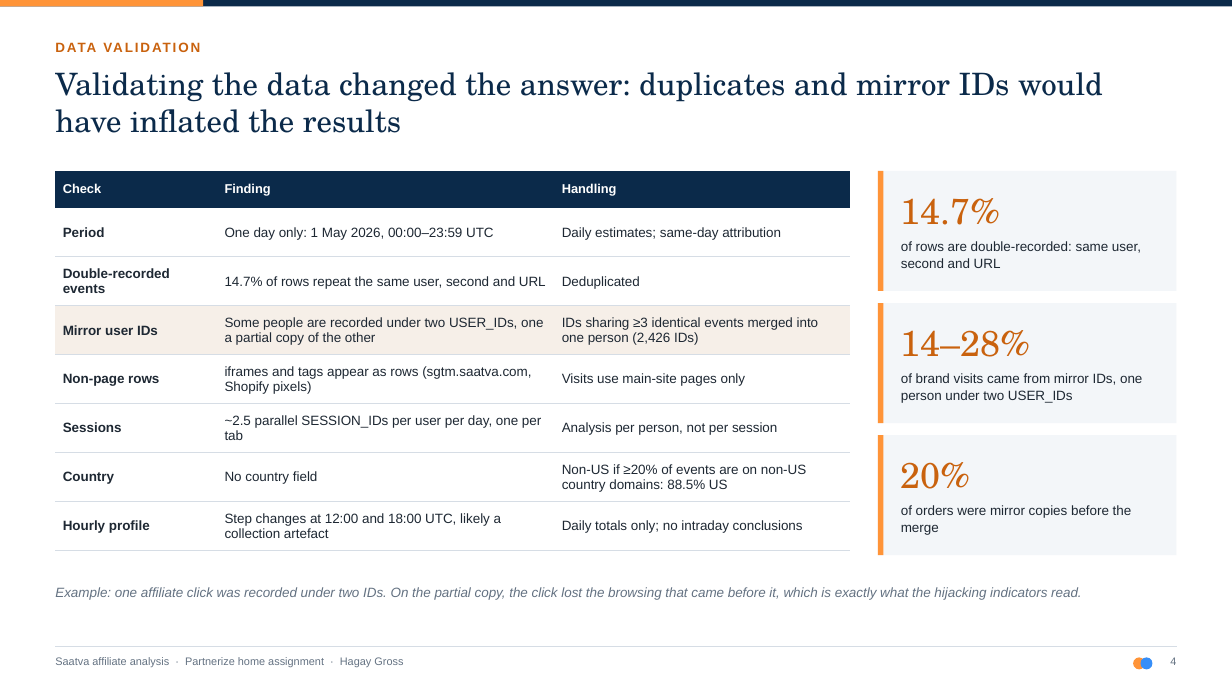
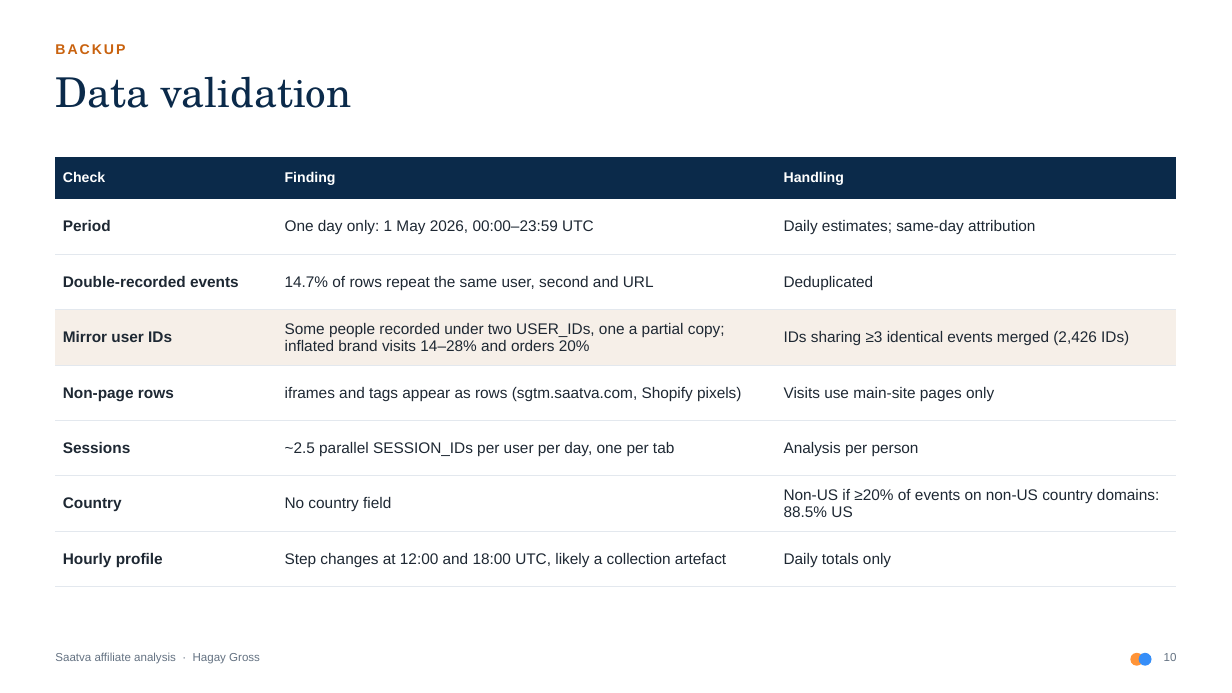
Before and after one commit to Hagaygro/partnerize-assignment, a slide deck: slide 10 of deck/saatva_affiliate_analysis.pptx (slide 4 before the commit). Drawn at 1232x693 pixels with LibreOffice and Linux fonts; fonts in the diff are those of the drawing. Boxes give left, top, right and bottom in pixels: in the first picture for what was removed or moved away, otherwise in the second. Text is boxed around its words. In the diff, an @@ line names an element or a change of style, - is before the commit and + after.

```diff
--- a/deck/saatva_affiliate_analysis.pptx
+++ b/deck/saatva_affiliate_analysis.pptx
@@ rectangle removed at [0, 0, 1232, 6] @@
@@ rectangle removed at [0, 0, 203, 6] @@
@@ text added at [55, 44, 125, 54], 11 pt, text #C9620E, bold @@
+BACKUP
@@ text at [55, 76, 352, 108]: text changed; size 10.5 to 32 pt; font Arial to TeX Gyre Schola; text colour #C9620E to #0B2A4A; bold off @@
-DATA VALIDATION
+Data validation
@@ text removed at [55, 72, 1103, 133] @@
-Validating the data changed the answer: duplicates and mirror IDs would have inflated the results
@@ table at [55, 157, 1177, 587] @@
-row 4, column 2: Some people are recorded under two USER_IDs, one a partial copy of the other
+row 4, column 2: Some people recorded under two USER_IDs, one a partial copy; inflated brand visits 14–28% and orders 20%
-row 4, column 3: IDs sharing ≥3 identical events merged into one person (2,426 IDs)
+row 4, column 3: IDs sharing ≥3 identical events merged (2,426 IDs)
-row 6, column 3: Analysis per person, not per session
+row 6, column 3: Analysis per person
-row 7, column 3: Non-US if ≥20% of events are on non-US country domains: 88.5% US
+row 7, column 3: Non-US if ≥20% of events on non-US country domains: 88.5% US
-row 8, column 3: Daily totals only; no intraday conclusions
+row 8, column 3: Daily totals only
@@ size 10 to 11 pt in "Check", "Finding", "Handling" @@
@@ size 10.5 to 12 pt in "Period", "One day only: 1 May 2026, 00:00–23:59 ...", "Daily estimates; same-day attribution", "Double-recorded events" and 12 more places @@
@@ borders changed @@
@@ table: place and size @@
-table at [55, 171, 850, 551]
+table at [55, 157, 1177, 587]
@@ rectangle removed at [878, 171, 1177, 291] @@
@@ rectangle removed at [878, 171, 884, 291] @@
@@ text removed at [901, 198, 1001, 225] @@
-14.7%
@@ text removed at [901, 241, 1141, 268] @@
-of rows are double-recorded: same user, second and URL
@@ rectangle removed at [878, 303, 1177, 423] @@
@@ rectangle removed at [878, 303, 884, 423] @@
@@ text removed at [901, 330, 1031, 357] @@
-14–28%
@@ text removed at [901, 373, 1142, 403] @@
-of brand visits came from mirror IDs, one person under two USER_IDs
@@ rectangle removed at [878, 435, 1177, 555] @@
@@ rectangle removed at [878, 435, 884, 555] @@
@@ text removed at [901, 462, 971, 489] @@
-20%
@@ text removed at [901, 505, 1132, 535] @@
-of orders were mirror copies before the merge
@@ text removed at [55, 587, 1082, 600] @@
-Example: one affiliate click was recorded under two IDs. On the partial copy, the click lost the browsing that came before it, which is exactly what the hijacking indicators read.
@@ text at [55, 652, 260, 664]: text changed; size 8.5 to 9 pt @@
-Saatva affiliate analysis · Partnerize home assignment · Hagay Gross
+Saatva affiliate analysis · Hagay Gross
@@ line removed from (55, 647) to (1177, 647) @@
@@ ellipse: place and size @@
-ellipse at [1133, 658, 1145, 670]
+ellipse at [1130, 653, 1143, 666]
@@ ellipse: place and size @@
-ellipse at [1141, 658, 1153, 670]
+ellipse at [1139, 653, 1152, 666]
@@ text added at [1164, 653, 1177, 661], 9 pt, text #647282 @@
+10
@@ text removed at [1170, 657, 1176, 665] @@
-4
```
Also in this commit, not shown: 6 other slides changed, 4 slides added, 10 slides removed, 1 other file.
